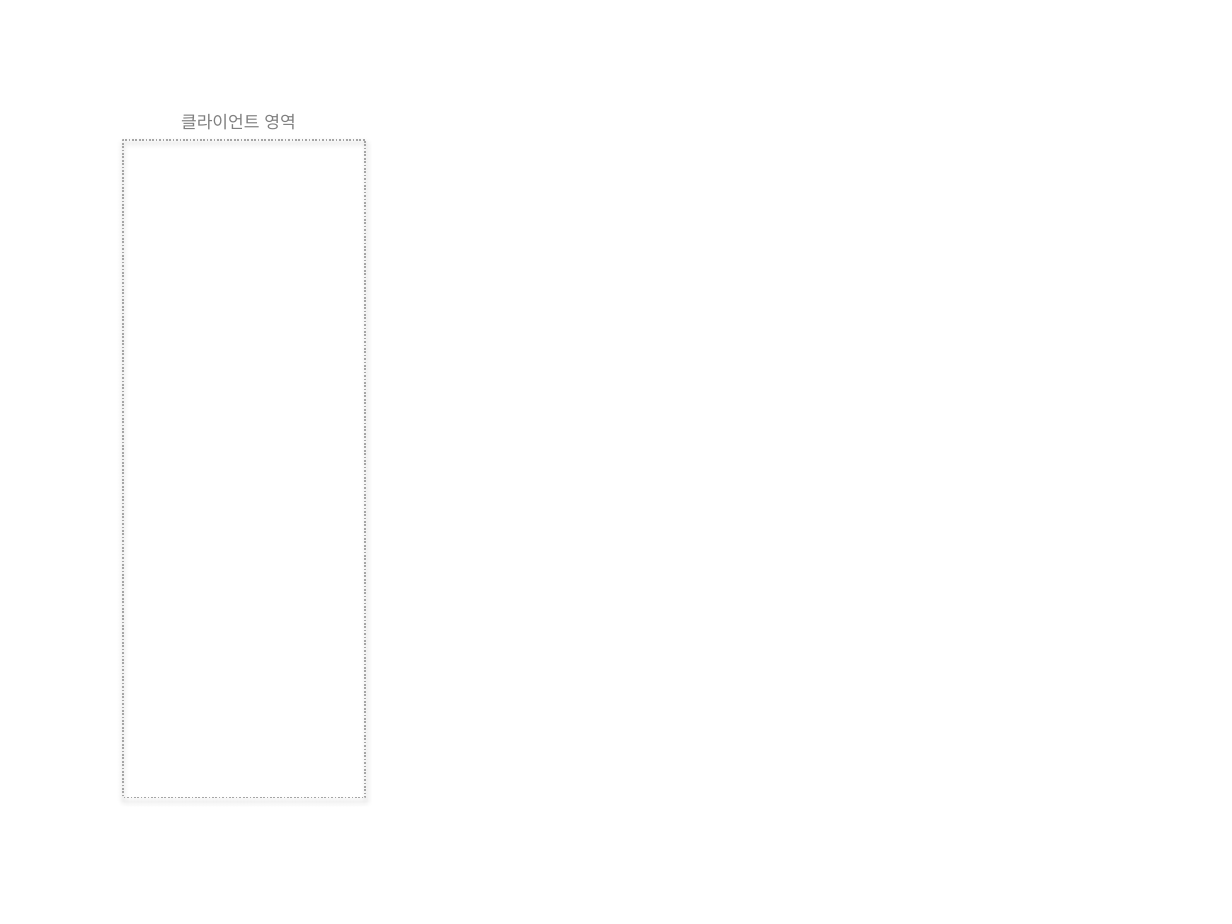
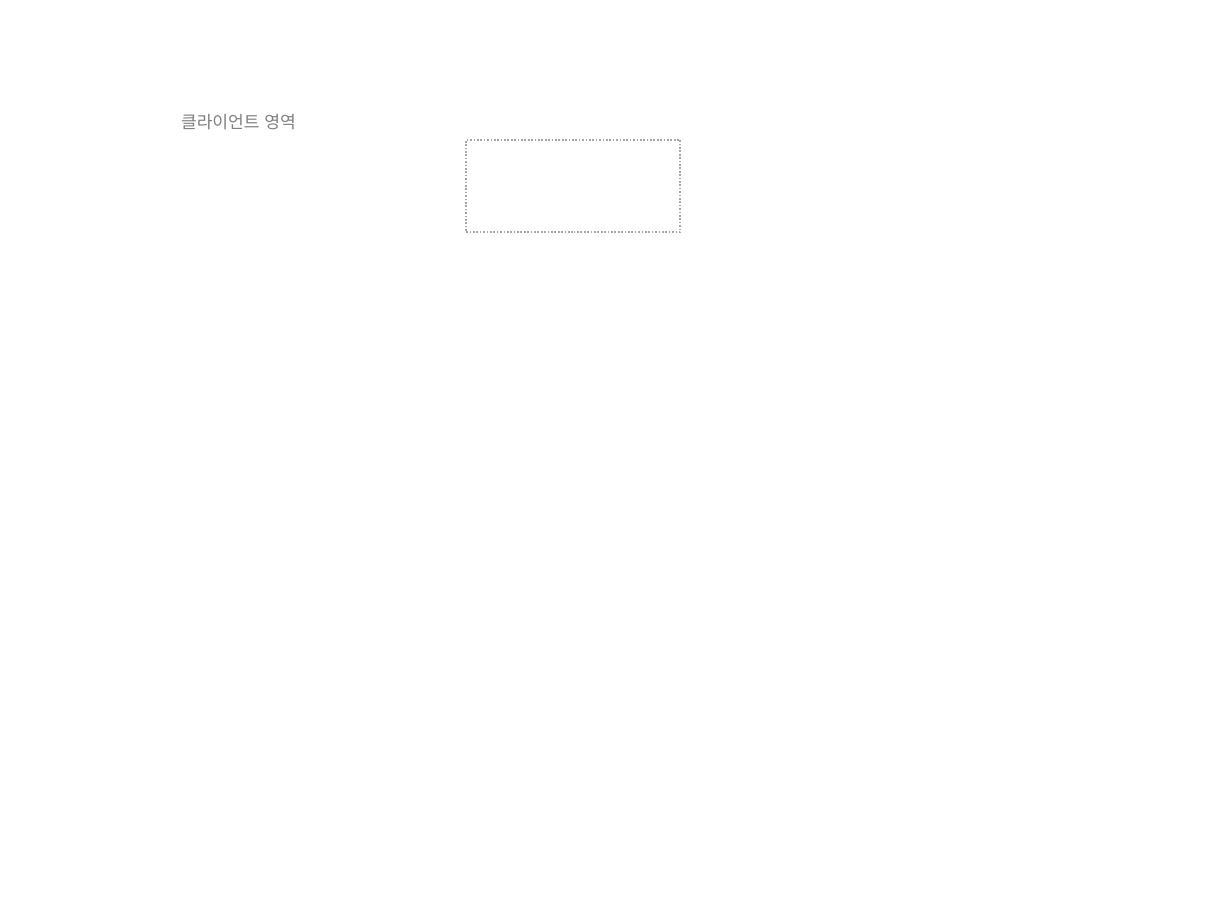
Before and after one commit to junhyuk000/PopcornAPP, a slide deck: slide 17 of MovieInfoAPP_Presentation.pptx (slide 10 before the commit). Drawn at 1232x924 pixels with LibreOffice and Linux fonts; fonts in the diff are those of the drawing. Boxes give left, top, right and bottom in pixels: in the first picture for what was removed or moved away, otherwise in the second. Text is boxed around its words. In the diff, an @@ line names an element or a change of style, - is before the commit and + after.

```diff
--- a/MovieInfoAPP_Presentation.pptx
+++ b/MovieInfoAPP_Presentation.pptx
@@ rectangle: place and size @@
-rectangle at box(123, 140, 366, 798)
+rectangle at box(466, 140, 680, 233)
@@ rectangle at box(466, 140, 680, 233): shadow off @@
```
Also in this commit, not shown: 9 other slides changed, 7 slides added, 2 other files.
